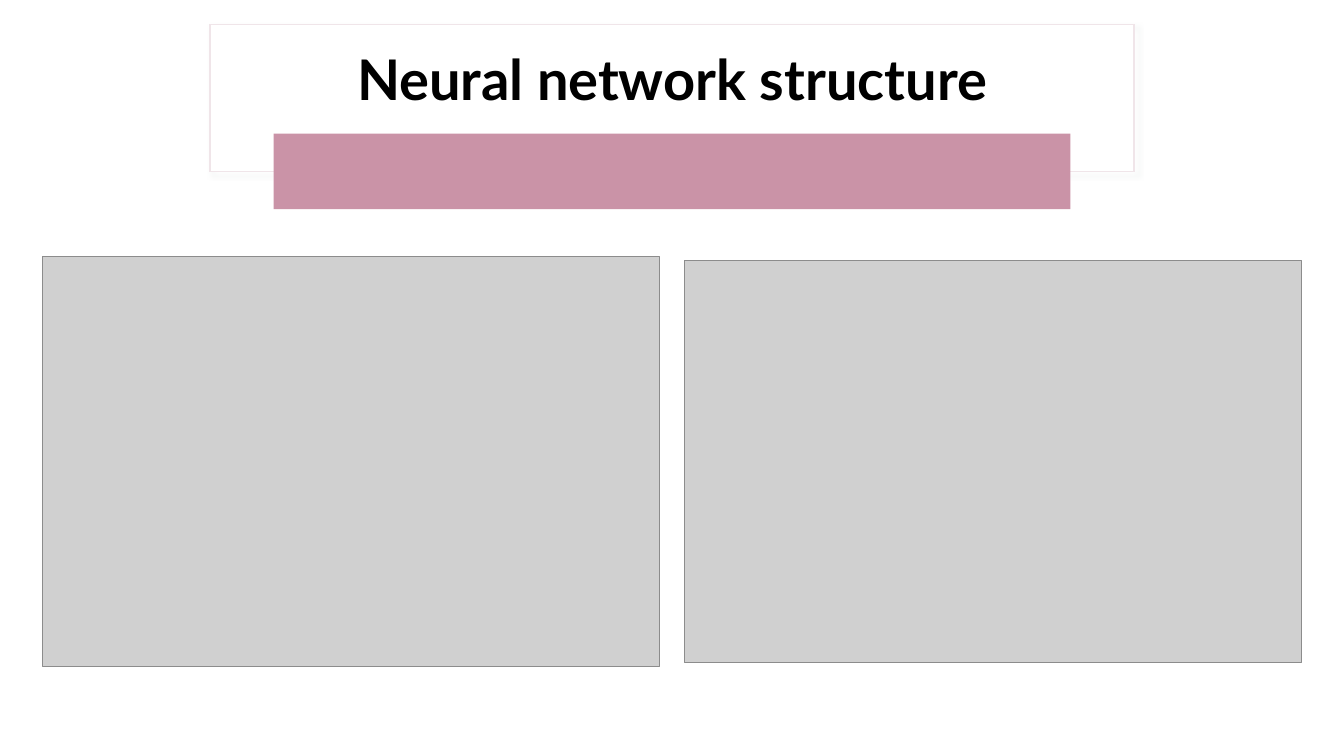
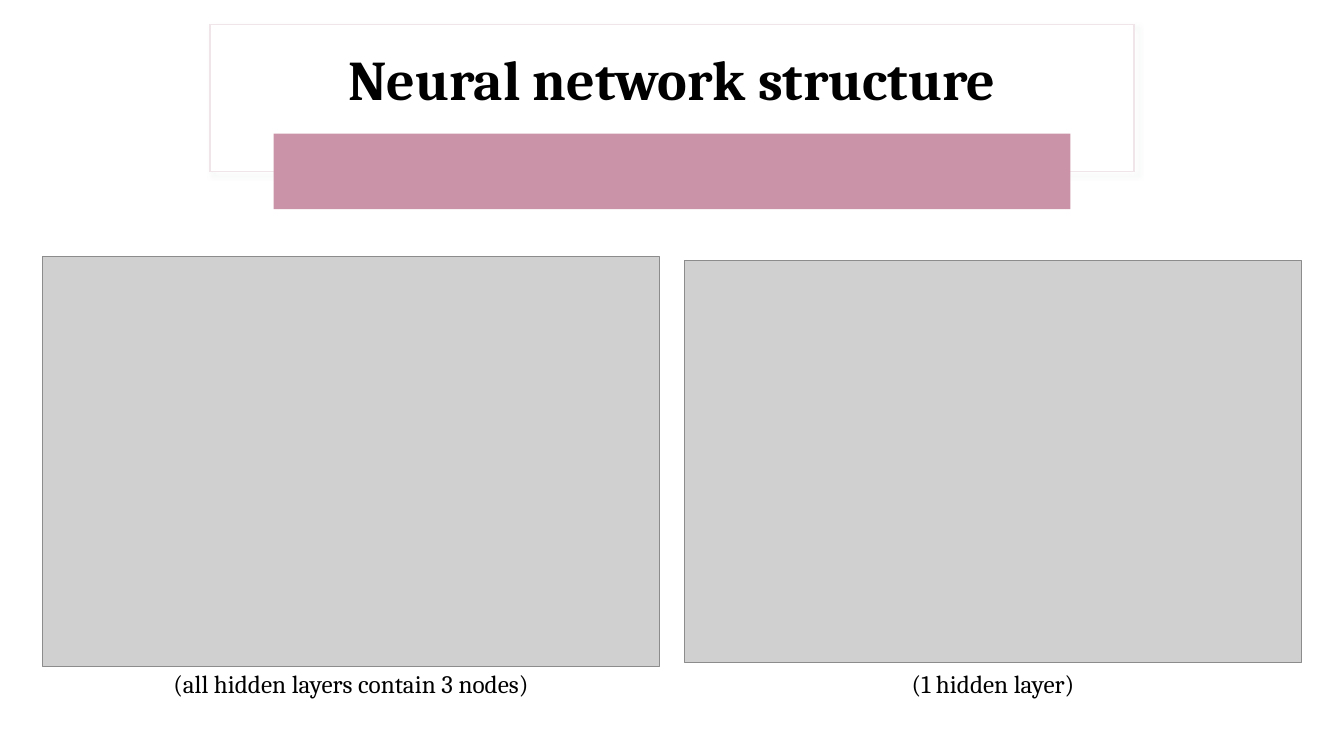
Before and after one commit to lucabonengel/FlappyProject, a slide deck: slide 19 of slides.pptx (slide 11 before the commit). Drawn at 1344x756 pixels with LibreOffice and Linux fonts; fonts in the diff are those of the drawing; grey boxes stand for pictures. Boxes give left, top, right and bottom in pixels: in the first picture for what was removed or moved away, otherwise in the second. Text is boxed around its words. In the diff, an @@ line names an element or a change of style, - is before the commit and + after.

```diff
--- a/slides.pptx
+++ b/slides.pptx
@@ title "Neural network structure" at (x1=348, y1=61, x2=996, y2=101): font Lato to Cambria @@
@@ text added at (x1=173, y1=675, x2=529, y2=699), 18 pt, text #000000 @@
+(all hidden layers contain 3 nodes)
@@ text added at (x1=912, y1=675, x2=1074, y2=699), 18 pt, text #000000 @@
+(1 hidden layer)
```
Also in this commit, not shown: 10 other slides changed, 11 slides added, 5 other files.
